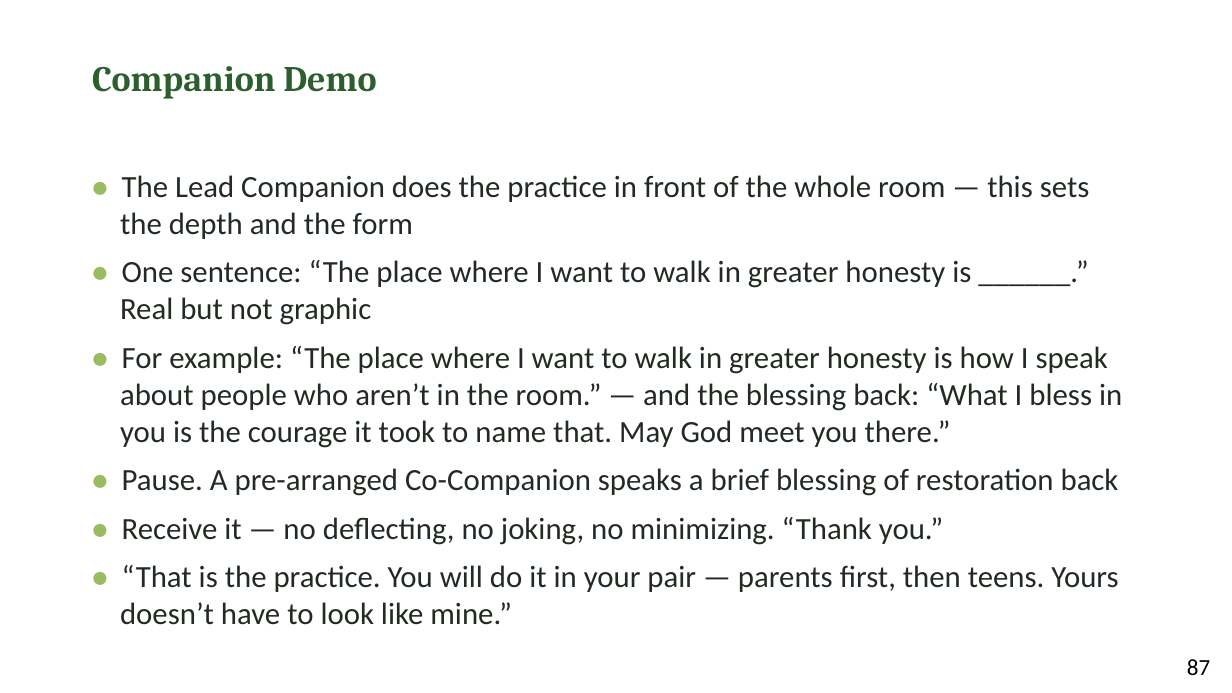
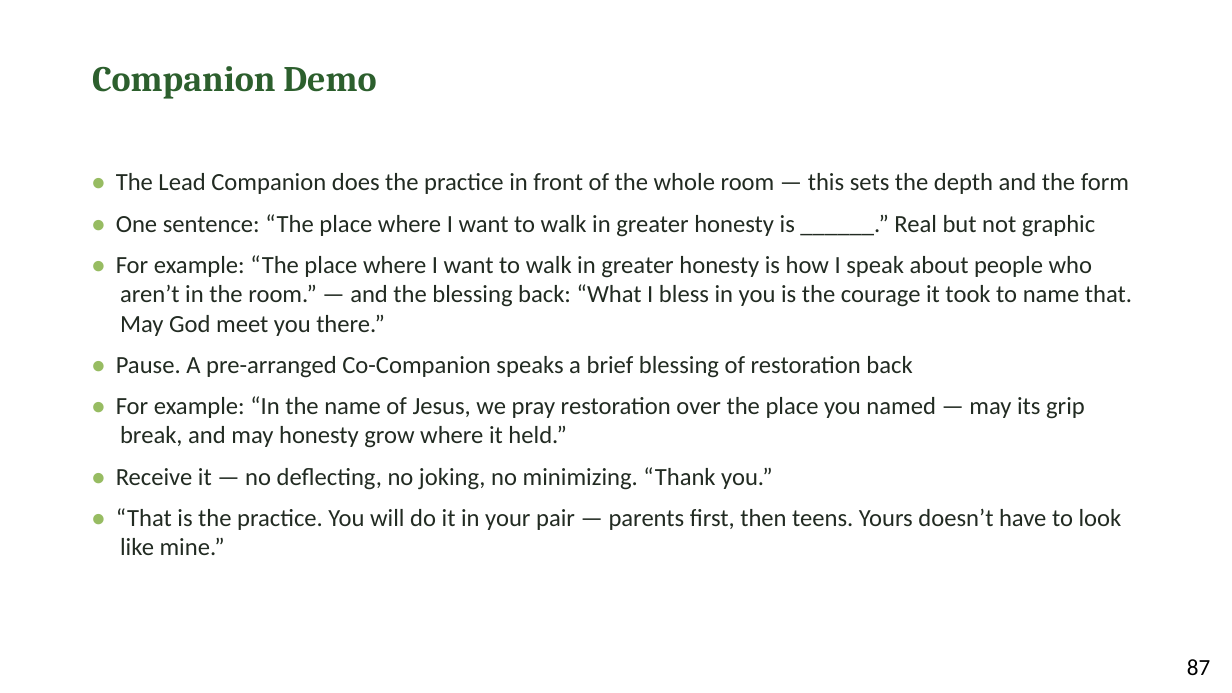
Before and after one commit to jgtittle-ministries/fellowship-of-the-heart-pilot-at-cca-dev, a slide deck: slide 8 of _implementation-notes/evening-series/FotH Evening Session 6 Slides DRAFT v1.pptx. Drawn at 1232x693 pixels with LibreOffice and Linux fonts; fonts in the diff are those of the drawing. Boxes give left, top, right and bottom in pixels: in the first picture for what was removed or moved away, otherwise in the second. Text is boxed around its words. In the diff, an @@ line names an element or a change of style, - is before the commit and + after.

```diff
--- a/_implementation-notes/evening-series/FotH Evening Session 6 Slides DRAFT v1.pptx
+++ b/_implementation-notes/evening-series/FotH Evening Session 6 Slides DRAFT v1.pptx
@@ text at [116, 173, 1132, 555]: size 24 to 19.2 pt in "• The Lead Companion does the practice ...", "• One sentence: “The place where I ...", "• For example: “The place where I ...", "• Pause. A pre-arranged Co-Companion speaks a ..." and 2 more places @@
@@ text at [116, 396, 1085, 448]: paragraph added @@
+• For example: “In the name of Jesus, we pray restoration over the place you named — may its grip break, and may honesty grow where it held.”
```
Also in this commit, not shown: 5 other slides changed, 2 other files.
